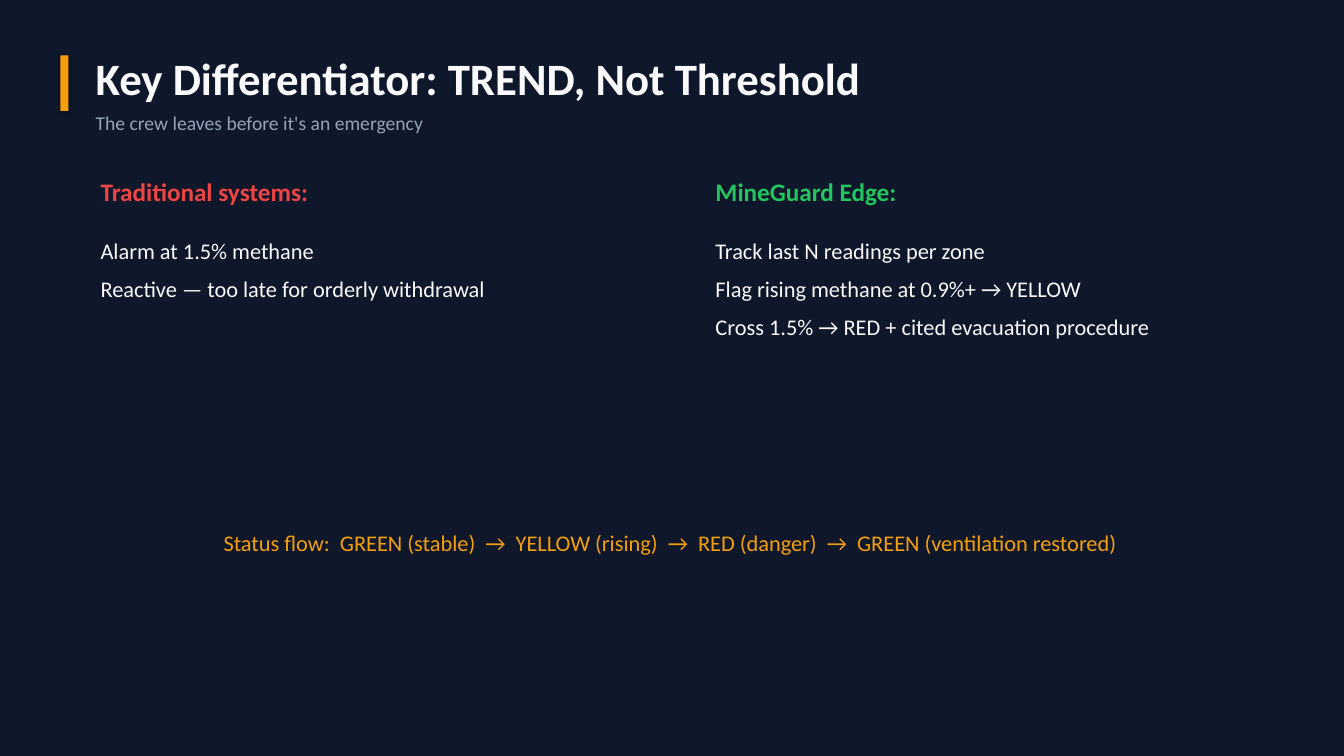
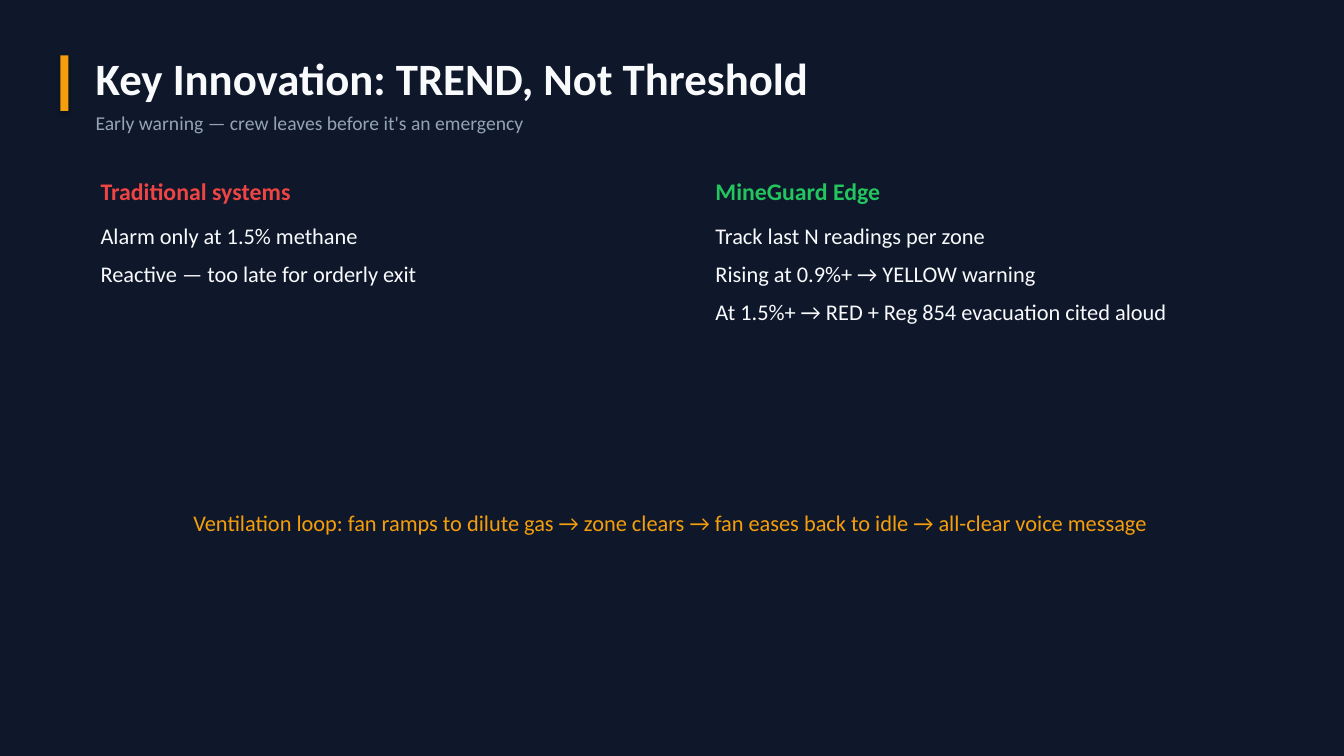
Before and after one commit to RavalDH/Cursor_Hack, a slide deck: slide 5 of presentation/MineGuard_Edge_Hackathon.pptx (slide 6 before the commit). Drawn at 1344x756 pixels with LibreOffice and Linux fonts; fonts in the diff are those of the drawing. Boxes give left, top, right and bottom in pixels: in the first picture for what was removed or moved away, otherwise in the second. Text is boxed around its words. In the diff, an @@ line names an element or a change of style, - is before the commit and + after.

```diff
--- a/presentation/MineGuard_Edge_Hackathon.pptx
+++ b/presentation/MineGuard_Edge_Hackathon.pptx
@@ text at [96, 63, 808, 102]: text changed @@
-Key Differentiator: TREND, Not Threshold
+Key Innovation: TREND, Not Threshold
@@ text at [96, 116, 523, 134]: text changed @@
-The crew leaves before it's an emergency
+Early warning — crew leaves before it's an emergency
@@ text at [101, 183, 290, 204]: text changed; size 18 to 17 pt @@
-Traditional systems:
+Traditional systems
@@ text at [715, 183, 880, 204]: text changed; size 18 to 17 pt @@
-MineGuard Edge:
+MineGuard Edge
@@ text at [101, 228, 416, 286]: text changed @@
-Alarm at 1.5% methane
-Reactive — too late for orderly withdrawal
+Alarm only at 1.5% methane
+Reactive — too late for orderly exit
@@ text "Track last N readings per ...": place and size @@
-text "Track last N readings per ..." at [715, 243, 1149, 339]
+text "Track last N readings per ..." at [715, 228, 1166, 324]
@@ text at [715, 266, 1166, 324]: text changed @@
-Flag rising methane at 0.9%+ → YELLOW
-Cross 1.5% → RED + cited evacuation procedure
+Rising at 0.9%+ → YELLOW warning
+At 1.5%+ → RED + Reg 854 evacuation cited aloud
@@ text at [193, 515, 1147, 535]: text changed @@
-Status flow: GREEN (stable) → YELLOW (rising) → RED (danger) → GREEN (ventilation restored)
+Ventilation loop: fan ramps to dilute gas → zone clears → fan eases back to idle → all-clear voice message
```
Also in this commit, not shown: 5 other slides changed, 7 slides added, 8 slides removed, 1 other file.
